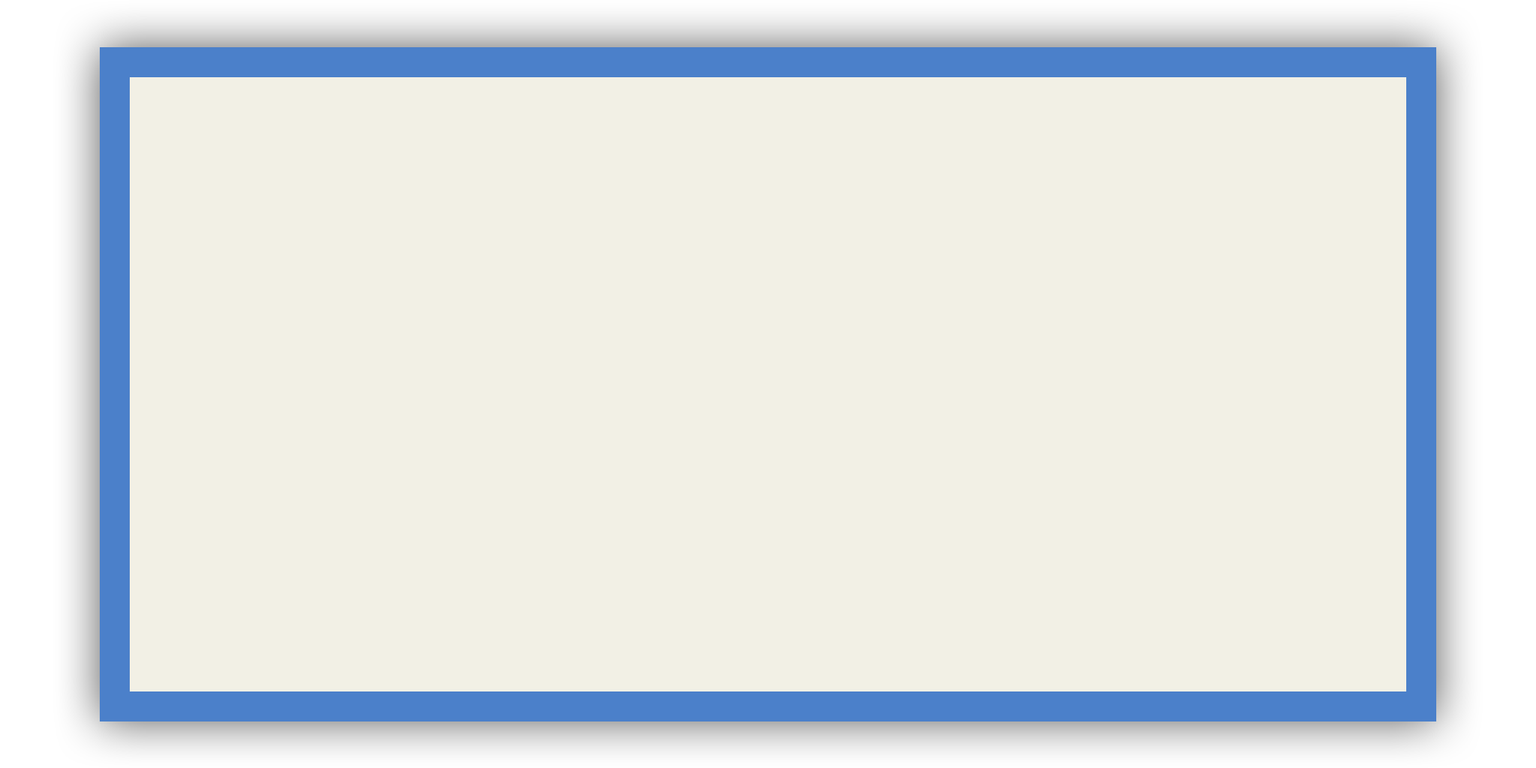
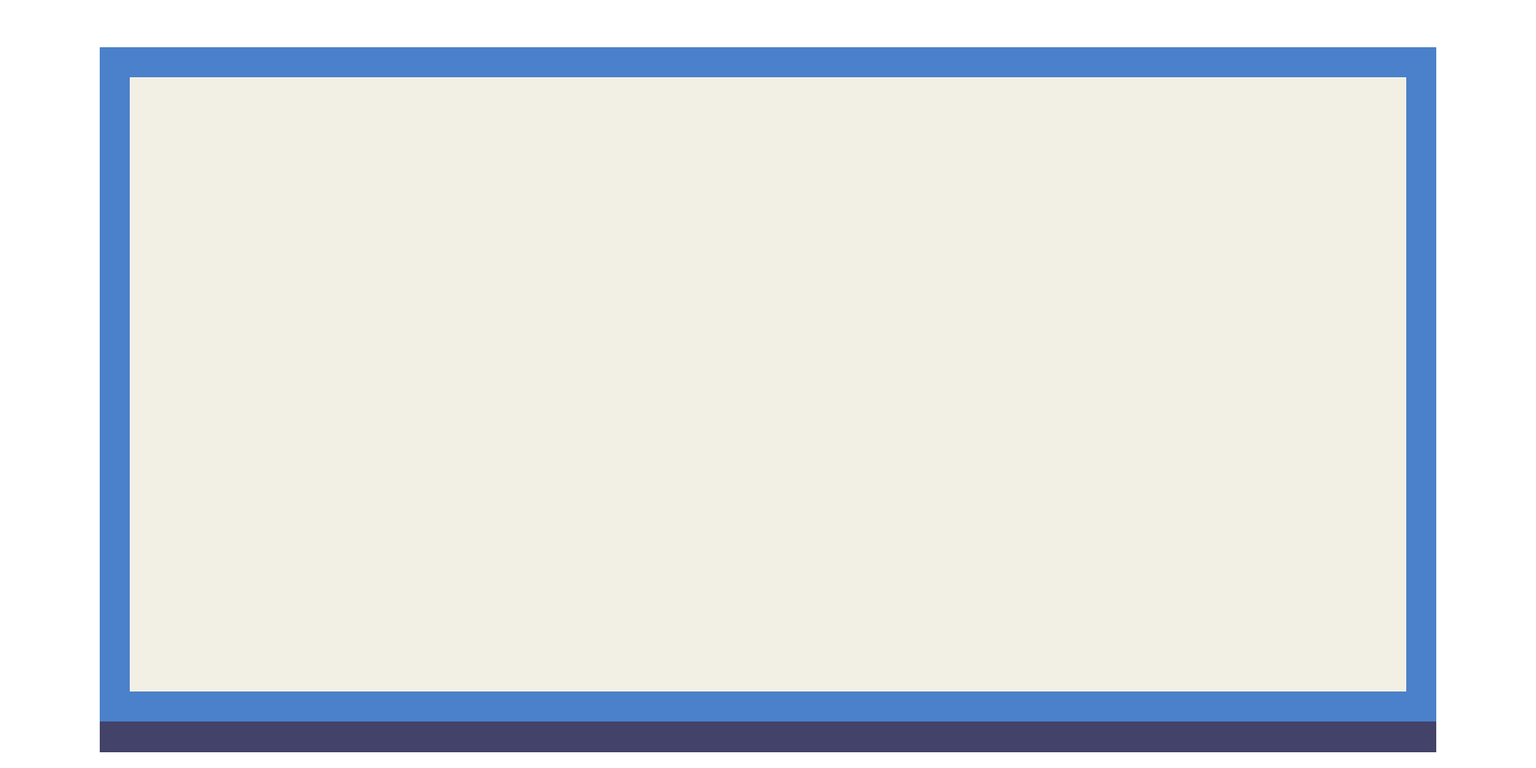
Before/after of a 1536 × 768 layered artwork. What changed in the layer stack:
added layer "Rectangle 2" in group "Artboard 1" over [99, 721, 1437, 753]
